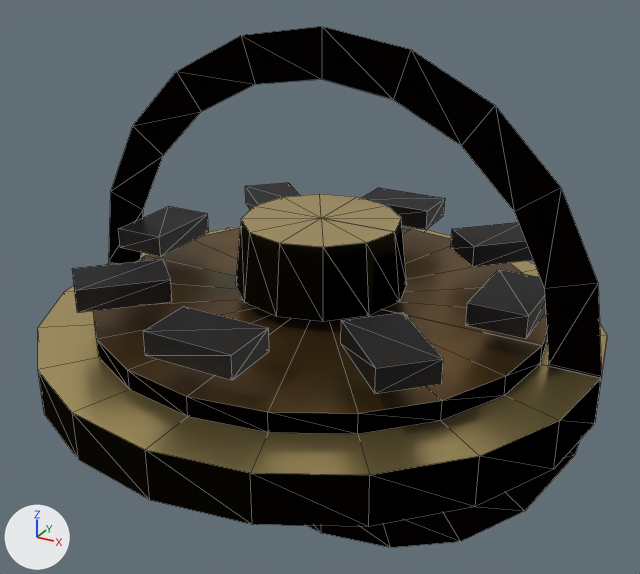
An edit to the glTF model assets/props/bagua_lock.glb, drawn before and after from the same camera.
Both versions are drawn from a camera (50 mm lens) standing at (0.252, -0.461, 0.278) and looking at (-0.004, 0.005, 0.045). Arrows for +X, +Y and +Z are at lower left; the lights stay in place. The first picture is the older version. Mesh edges are drawn as thin lines. Where no turn or scale is listed for an object, it has been applied to the vertices.

Script lines for the objects in view, before the commit:
```python
me_slot1 = bpy.data.meshes.new('Slot1')
me_slot1.from_pydata(...)  # 8 vertices, 12 faces; spans x -0.0318..0.0318, y -0.0318..0.0318, z -0.007..0.007
me_slot1.materials.append(mat_m_iron)  # picture img_t_iron
me_slot3 = bpy.data.meshes.new('Slot3')
me_slot3.from_pydata(...)  # 8 vertices, 12 faces; spans x -0.0318..0.0318, y -0.0318..0.0318, z -0.007..0.007
me_slot3.materials.append(mat_m_iron)  # picture img_t_iron
me_slot7 = bpy.data.meshes.new('Slot7')
me_slot7.from_pydata(...)  # 8 vertices, 12 faces; spans x -0.0318..0.0318, y -0.0318..0.0318, z -0.007..0.007
me_slot7.materials.append(mat_m_iron)  # picture img_t_iron
ob_slot1 = bpy.data.objects.new('Slot1', me_slot1)
ob_slot1.location = (0.0884, -0.0884, 0.065)
ob_slot3 = bpy.data.objects.new('Slot3', me_slot3)
ob_slot3.location = (0.0884, 0.0884, 0.065)
ob_slot7 = bpy.data.objects.new('Slot7', me_slot7)
ob_slot7.location = (-0.0884, -0.0884, 0.065)
# also in view: 'Slot2' at (0.125, 0.0, 0.065); 'BaseRing' at (0.0, 0.0, 0.031); 'Slot0' at (0.0, -0.125, 0.065); 'Ring' at (0.0, 0.0, 0.036); 'Base' at (0.0, 0.0, 0.015)
```
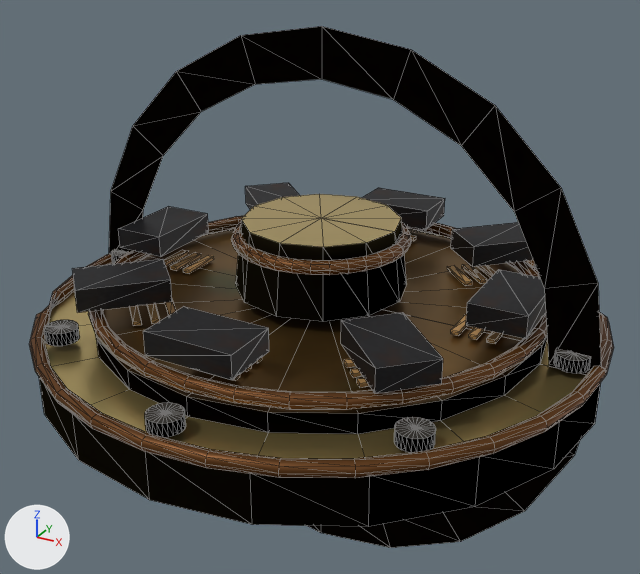
Diff of the bpy script that builds the scene:
```diff
--- a/assets/props/bagua_lock.glb.py
+++ b/assets/props/bagua_lock.glb.py
@@ img_t_bronze_001 @@
+img_t_bronze_001 = load_image('t_bronze.001', '_unpacked/t_bronze.001', 256, 256, 'sRGB')
@@ mat_oldgoldthread @@
+mat_oldgoldthread = principled_material('OldGoldThread')
+mat_oldgoldthread.base_color = (0.48, 0.27, 0.095)  # orange #b88e57
+mat_oldgoldthread.metallic = 0.23
+mat_oldgoldthread.roughness = 0.58
@@ mat_sootiron @@
+mat_sootiron = principled_material('SootIron')
+mat_sootiron.base_color = (0.053, 0.047, 0.04)  # dark grey #413d38
+mat_sootiron.metallic = 0.65
+mat_sootiron.roughness = 0.71
@@ mat_oxidizedbrass @@
+mat_oxidizedbrass = bpy.data.materials.new('OxidizedBrass')
+# colours: beige #d6af81
+# uses the picture img_t_bronze_001
@@ me_art_oldgoldthread @@
+me_art_oldgoldthread.from_pydata(...)  # 192 vertices, 288 faces; spans x -0.122..0.122, y -0.122..0.122, z 0.044..0.046
+me_art_oldgoldthread.materials.append(mat_oldgoldthread)  # orange #b88e57
@@ me_art_sootiron @@
+me_art_sootiron.from_pydata(...)  # 404 vertices, 768 faces; spans x -0.173..0.173, y -0.173..0.173, z 0.034..0.042
+me_art_sootiron.materials.append(mat_sootiron)  # dark grey #413d38
@@ me_art_oxidizedbrass @@
+me_art_oxidizedbrass.from_pydata(...)  # 798 vertices, 1536 faces; spans x -0.183..0.182, y -0.183..0.183, z 0.029..0.087
+me_art_oxidizedbrass.materials.append(mat_oxidizedbrass)
@@ ob_art_oldgoldthread @@
+ob_art_oldgoldthread = bpy.data.objects.new('Art_OldGoldThread', me_art_oldgoldthread)
+ob_art_oldgoldthread.location = (0.0, 0.0, 0.0)
@@ ob_art_sootiron @@
+ob_art_sootiron = bpy.data.objects.new('Art_SootIron', me_art_sootiron)
+ob_art_sootiron.location = (0.0, 0.0, 0.0)
@@ ob_art_oxidizedbrass @@
+ob_art_oxidizedbrass = bpy.data.objects.new('Art_OxidizedBrass', me_art_oxidizedbrass)
+ob_art_oxidizedbrass.location = (0.0, 0.0, 0.0)
```

Where the change shows, as pixel boxes [x1, y1, x2, y2] in the pictures (640 x 574 px):
'Art_OxidizedBrass', added (brown)
    after: [29, 216, 614, 478]
'Art_SootIron', added
    after: [44, 228, 591, 453]
'Art_OldGoldThread', added
    after: [129, 235, 503, 387]
